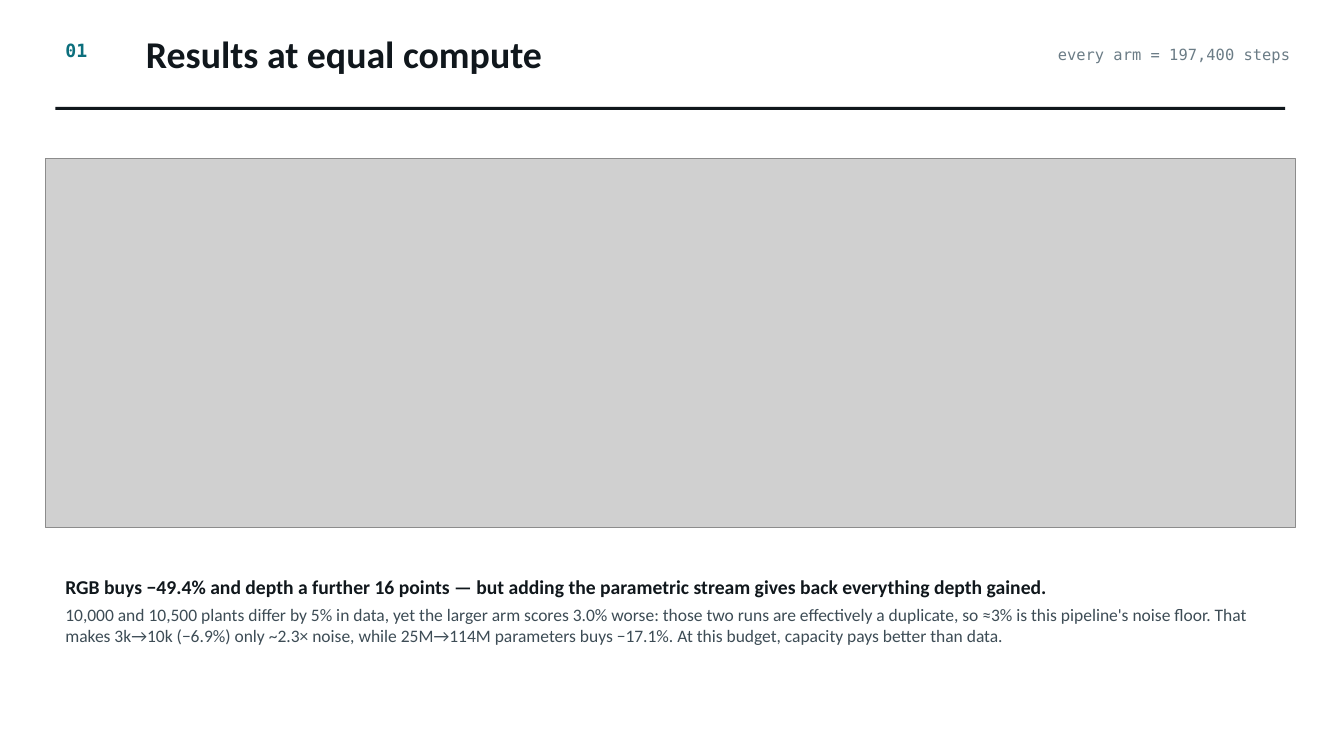
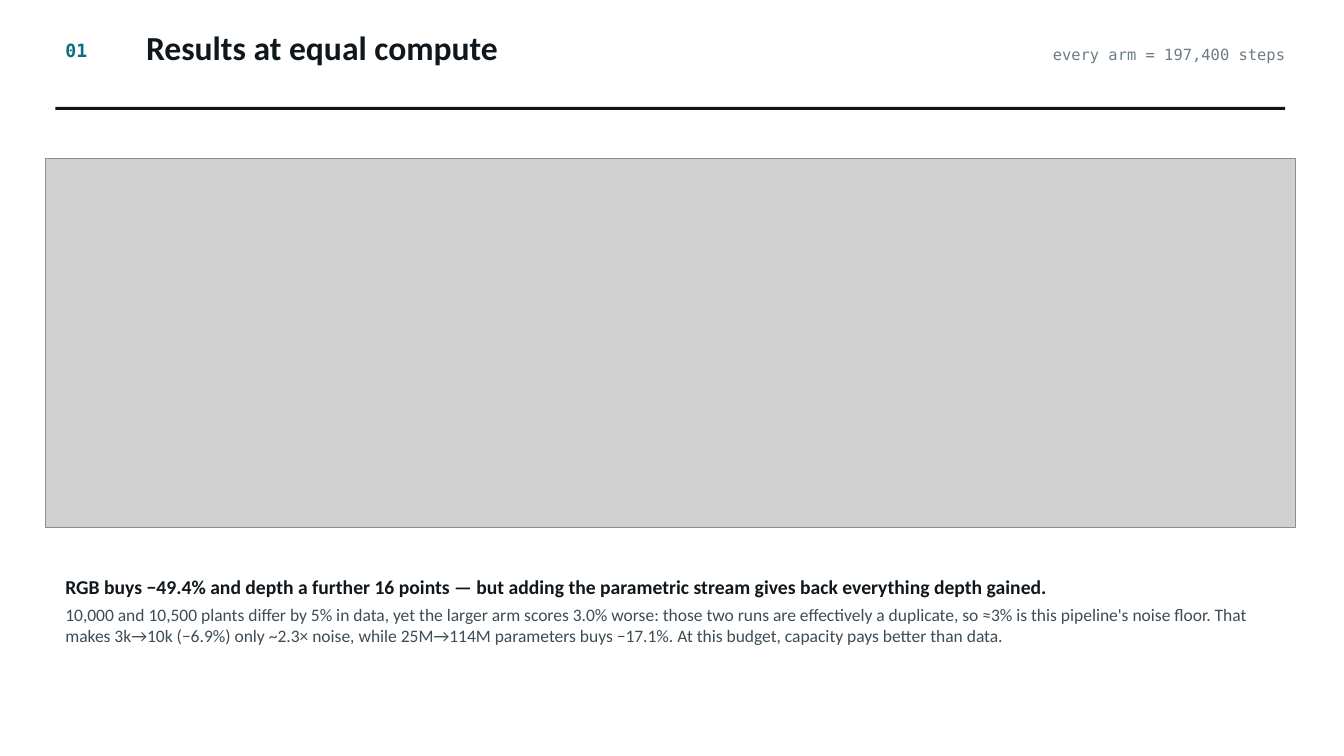
Before and after one commit to alloydas/embodiedmae, a slide deck: slide 2 of sorghum_results_2026-09-20.pptx. Drawn at 1344x756 pixels with LibreOffice and Linux fonts; fonts in the diff are those of the drawing; grey boxes stand for pictures. Boxes give left, top, right and bottom in pixels: in the first picture for what was removed or moved away, otherwise in the second. Text is boxed around its words. In the diff, an @@ line names an element or a change of style, - is before the commit and + after.

```diff
--- a/sorghum_results_2026-09-20.pptx
+++ b/sorghum_results_2026-09-20.pptx
@@ text "Results at equal compute" at <box>146,36,497,66</box>: size 27 to 24 pt @@
@@ text "every arm = 197,400 steps": place and size @@
-text "every arm = 197,400 steps" at <box>1058,48,1290,63</box>
+text "every arm = 197,400 steps" at <box>1053,48,1285,63</box>
```
Also in this commit, not shown: 3 other slides changed, 1 other file.
